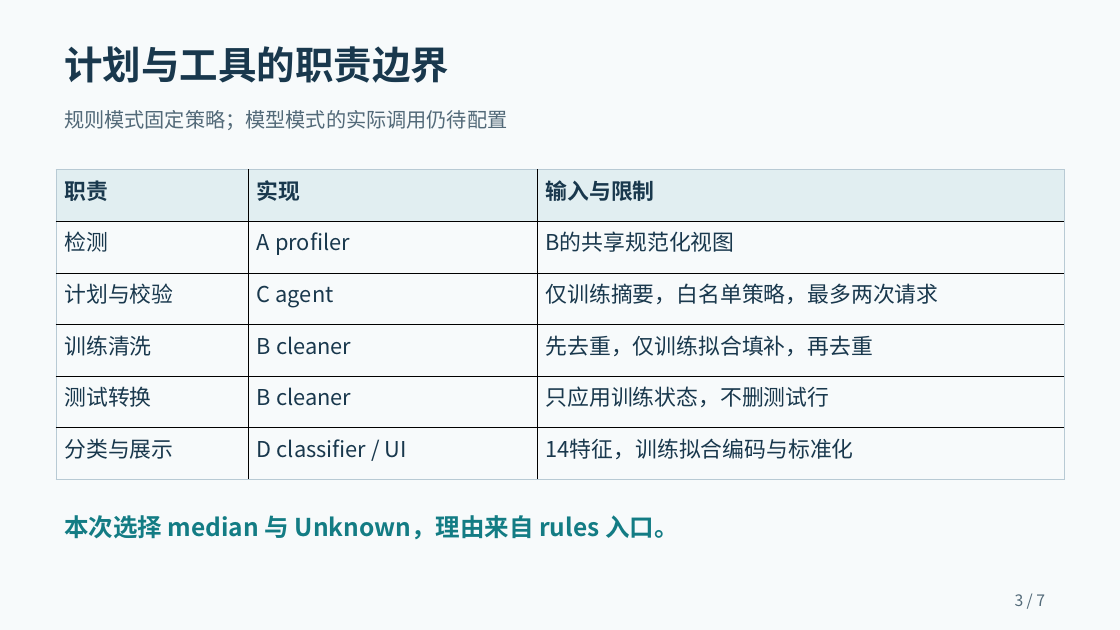
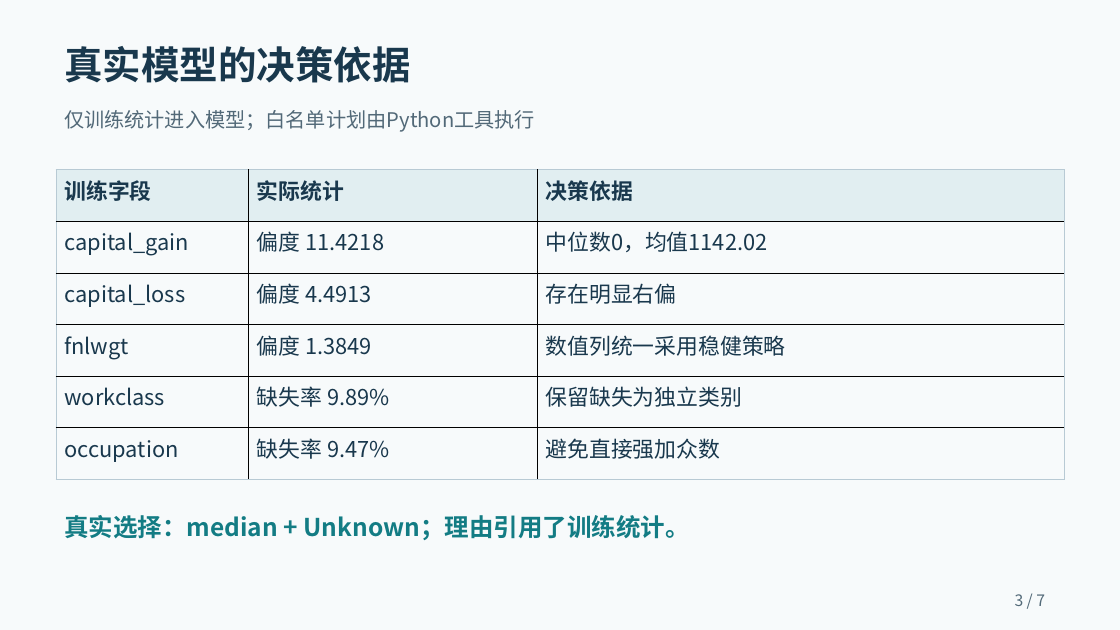
Before and after one commit to 2026-XJTU-UG-DM-Assignment-10/data_agent_course, a slide deck: slide 3 of docs/presentation.pptx. Drawn at 1120x630 pixels with LibreOffice and Linux fonts; fonts in the diff are those of the drawing. Boxes give left, top, right and bottom in pixels: in the first picture for what was removed or moved away, otherwise in the second. Text is boxed around its words. In the diff, an @@ line names an element or a change of style, - is before the commit and + after.

```diff
--- a/docs/presentation.pptx
+++ b/docs/presentation.pptx
@@ text at bbox=[64, 46, 410, 83]: text changed @@
-计划与工具的职责边界
+真实模型的决策依据
@@ text at bbox=[64, 110, 535, 132]: text changed @@
-规则模式固定策略；模型模式的实际调用仍待配置
+仅训练统计进入模型；白名单计划由Python工具执行
@@ table at bbox=[56, 170, 1065, 480] @@
-row 1: 职责 | 实现 | 输入与限制
+row 1: 训练字段 | 实际统计 | 决策依据
-row 2: 检测 | A profiler | B的共享规范化视图
+row 2: capital_gain | 偏度 11.4218 | 中位数0，均值1142.02
-row 3: 计划与校验 | C agent | 仅训练摘要，白名单策略，最多两次请求
+row 3: capital_loss | 偏度 4.4913 | 存在明显右偏
-row 4: 训练清洗 | B cleaner | 先去重，仅训练拟合填补，再去重
+row 4: fnlwgt | 偏度 1.3849 | 数值列统一采用稳健策略
-row 5: 测试转换 | B cleaner | 只应用训练状态，不删测试行
+row 5: workclass | 缺失率 9.89% | 保留缺失为独立类别
-row 6: 分类与展示 | D classifier / UI | 14特征，训练拟合编码与标准化
+row 6: occupation | 缺失率 9.47% | 避免直接强加众数
@@ text at bbox=[64, 515, 690, 540]: text changed @@
-本次选择 median 与 Unknown，理由来自 rules 入口。
+真实选择：median + Unknown；理由引用了训练统计。
```
Also in this commit, not shown: 5 other slides changed, 1 slide added, 1 slide removed, 20 other files.
